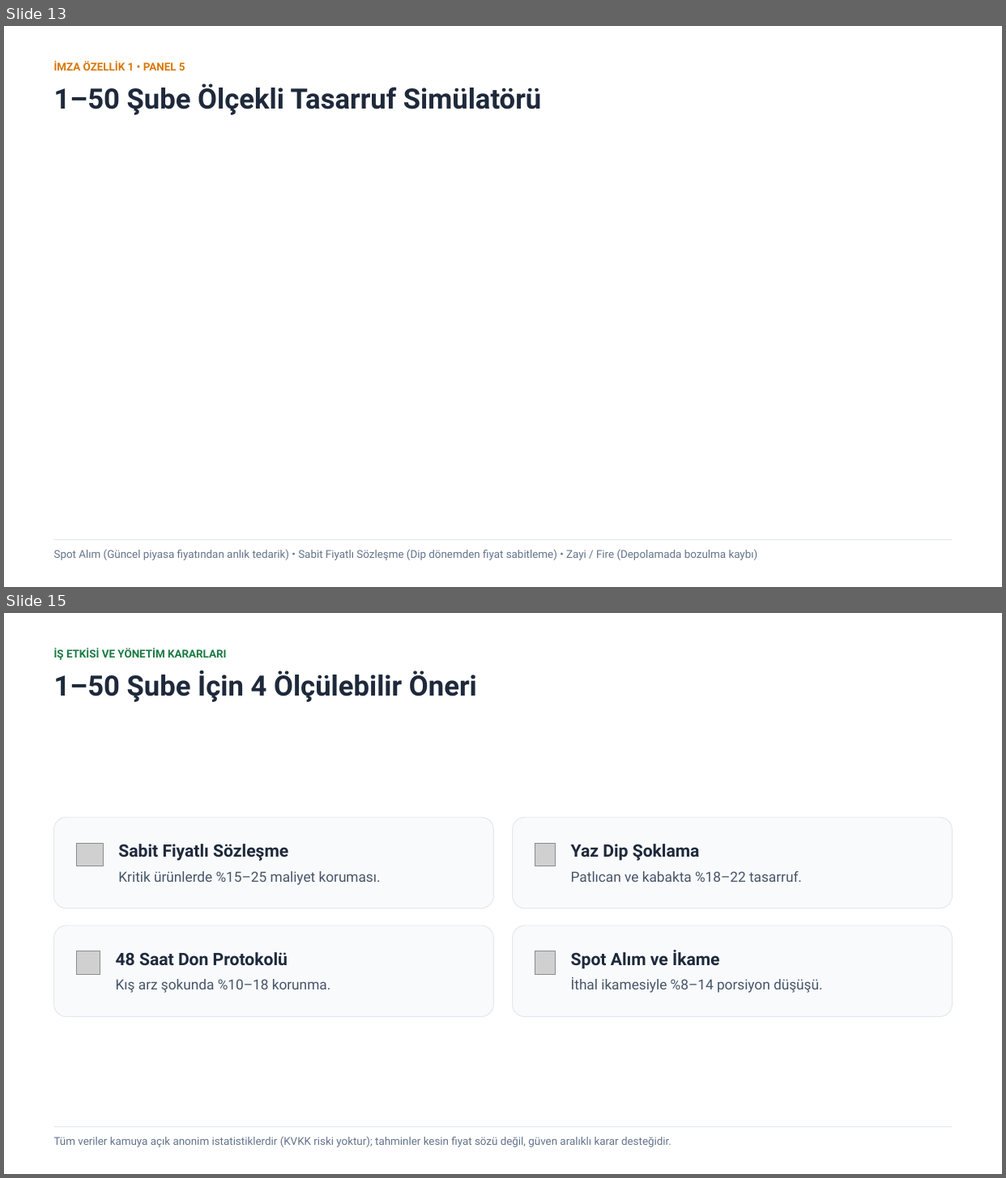
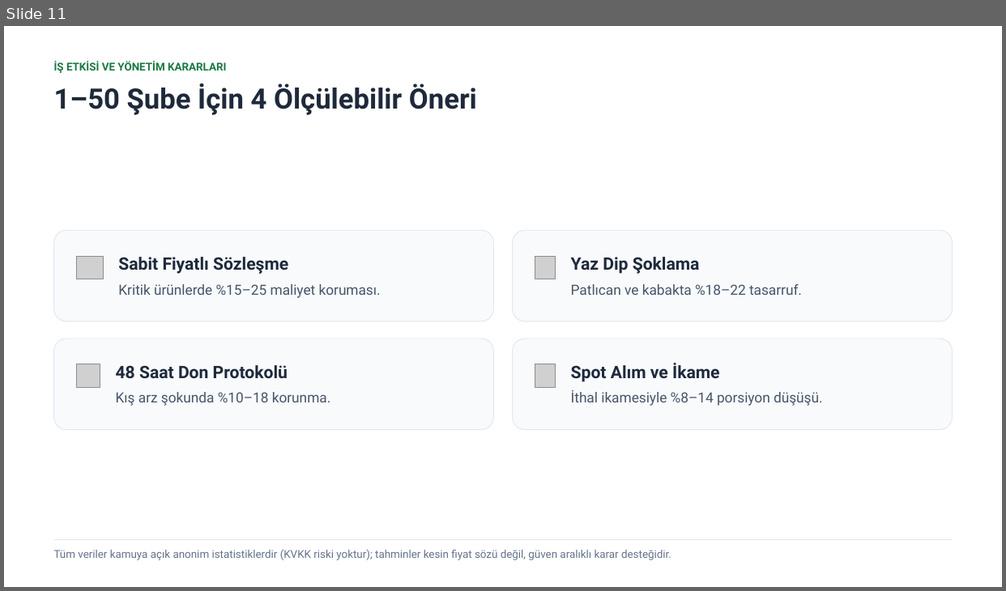
Before and after one commit to C-firdevs/G04_HalFiyat, a slide deck: 05_Sunum/G04_Sunum.pptx. Shown one above the other, each under a label of ours: slides 13 and 15 before the commit, slide 11 after it; the slides between them are not shown. The pictures are 1006x1178 and 1006x591 pixels, drawn with LibreOffice and Linux fonts; fonts in the diff are those of the drawing; grey boxes stand for pictures; background and template pictures are left out. Boxes give left, top, right and bottom in pixels: in the first picture for what was removed or moved away, otherwise in the second. Text is boxed around its words. In the diff, an @@ line names an element or a change of style, - is before the commit and + after.

```diff
--- a/05_Sunum/G04_Sunum.pptx
+++ b/05_Sunum/G04_Sunum.pptx
@@ slide 13 removed at (x1=4, y1=26, x2=1002, y2=587), background picture (left out) @@
@@ text removed at (x1=54, y1=61, x2=185, y2=71) @@
-İMZA ÖZELLİK 1 • PANEL 5
@@ text removed at (x1=54, y1=84, x2=541, y2=115) @@
-1–50 Şube Ölçekli Tasarruf Simülatörü
@@ rectangle removed at (x1=54, y1=540, x2=953, y2=540) @@
@@ text removed at (x1=54, y1=549, x2=758, y2=561) @@
-Spot Alım (Güncel piyasa fiyatından anlık tedarik) • Sabit Fiyatlı Sözleşme (Dip dönemden fiyat sabitleme) • Zayi / Fire (Depolamada bozulma kaybı)
@@ what was slide 15 is now slide 11 @@
```
Also in this commit, not shown: 2 slides changed, 1 slide added, 6 other slides removed.
